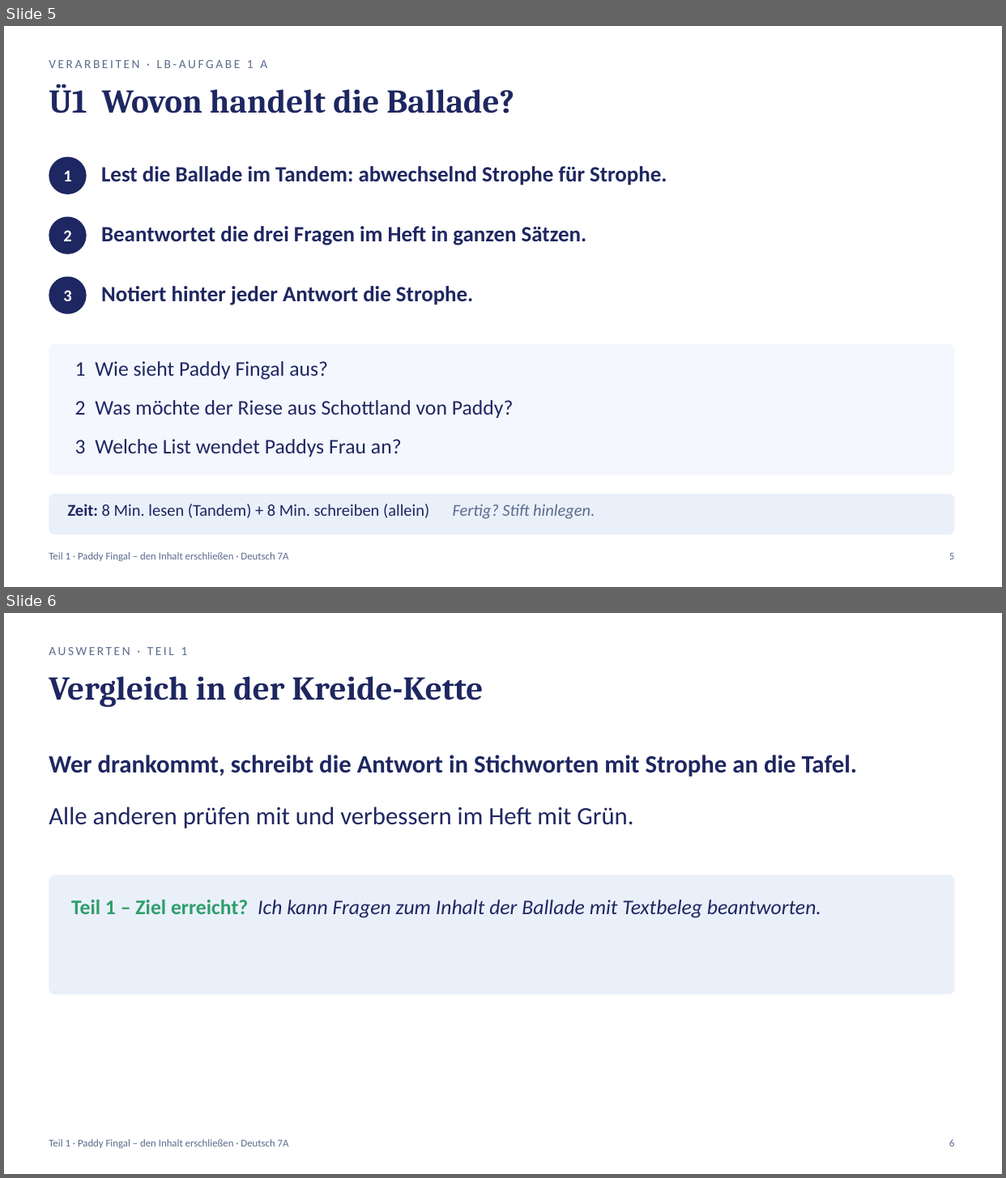
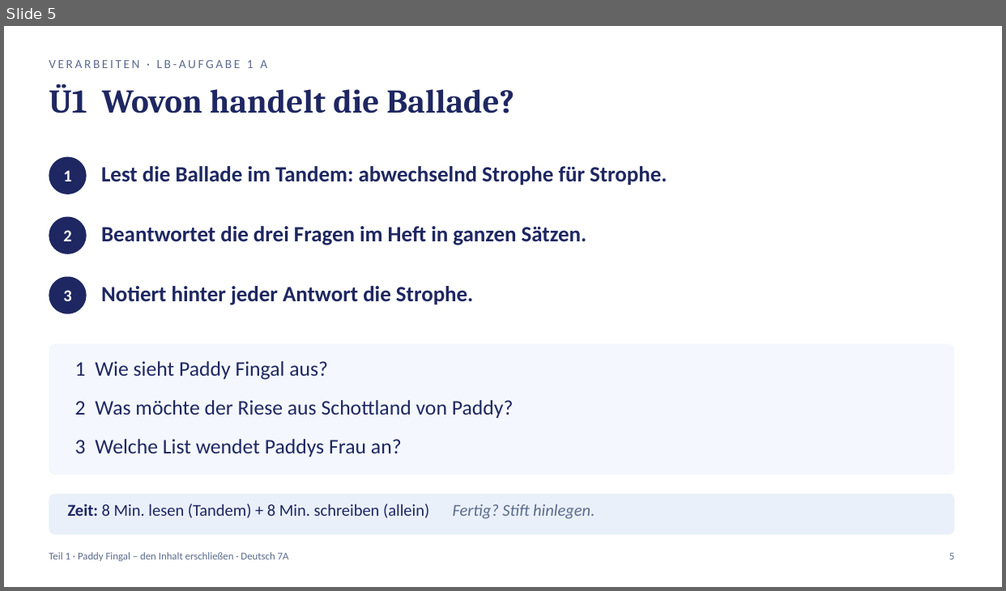
Before and after one commit to golzkonstantin-gif/Schule, a slide deck: Deutsch_7A/Balladen/Woche2/Mittwoch_04-11_Deutsch_7A.pptx. Shown one above the other, each under a label of ours: slides 5 and 6 before the commit, slide 5 after it. The pictures are 1006x1178 and 1006x591 pixels, drawn with LibreOffice and Linux fonts; fonts in the diff are those of the drawing. Boxes give left, top, right and bottom in pixels: in the first picture for what was removed or moved away, otherwise in the second. Text is boxed around its words. In the diff, an @@ line names an element or a change of style, - is before the commit and + after.

```diff
--- a/Deutsch_7A/Balladen/Woche2/Mittwoch_04-11_Deutsch_7A.pptx
+++ b/Deutsch_7A/Balladen/Woche2/Mittwoch_04-11_Deutsch_7A.pptx
@@ slide 6 removed at [4,613,1002,1174], background #FFFFFF @@
@@ text removed at [49,647,188,655] @@
-AUSWERTEN · TEIL 1
@@ text removed at [49,676,484,707] @@
-Vergleich in der Kreide-Kette
@@ text removed at [49,755,857,777] @@
-Wer drankommt, schreibt die Antwort in Stichworten mit Strophe an die Tafel.
@@ text removed at [49,807,633,828] @@
-Alle anderen prüfen mit und verbessern im Heft mit Grün.
@@ rounded rectangle removed at [49,875,955,995] @@
@@ text removed at [71,900,821,918] @@
-Teil 1 – Ziel erreicht? Ich kann Fragen zum Inhalt der Ballade mit Textbeleg beantworten.
@@ text removed at [49,1139,289,1148] @@
-Teil 1 · Paddy Fingal – den Inhalt erschließen · Deutsch 7A
@@ text removed at [949,1139,954,1147] @@
-6
```
Also in this commit, not shown: 1 slide changed, 3 slides added, 1 other slide removed, 16 other files.
